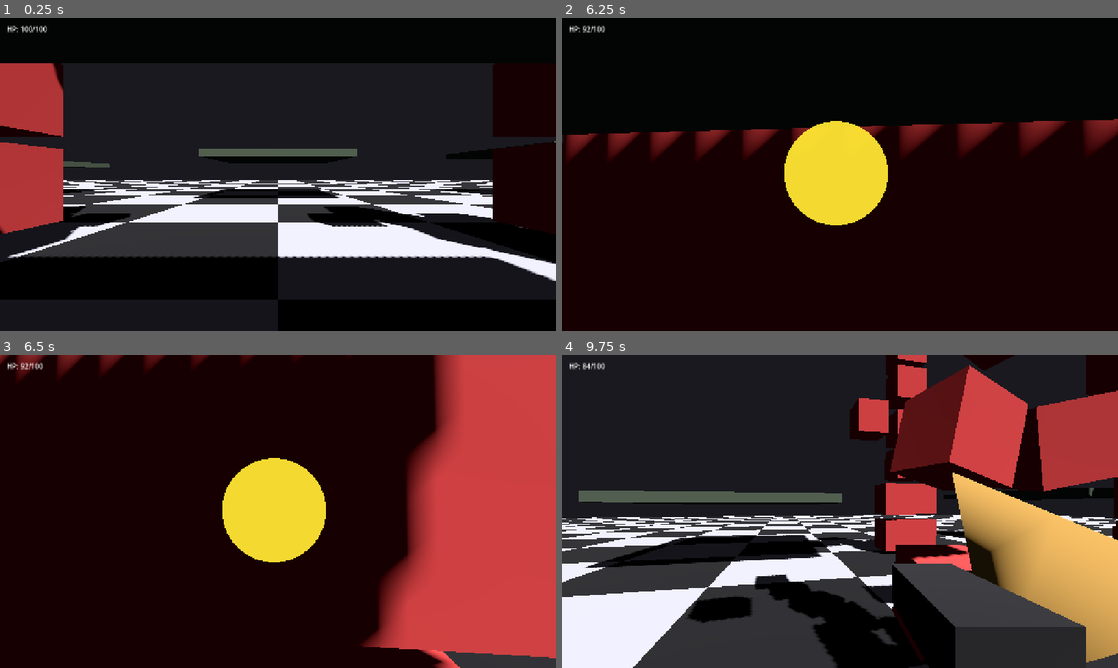
Above: before the commit, frames 1-4 (two rows, left to right).
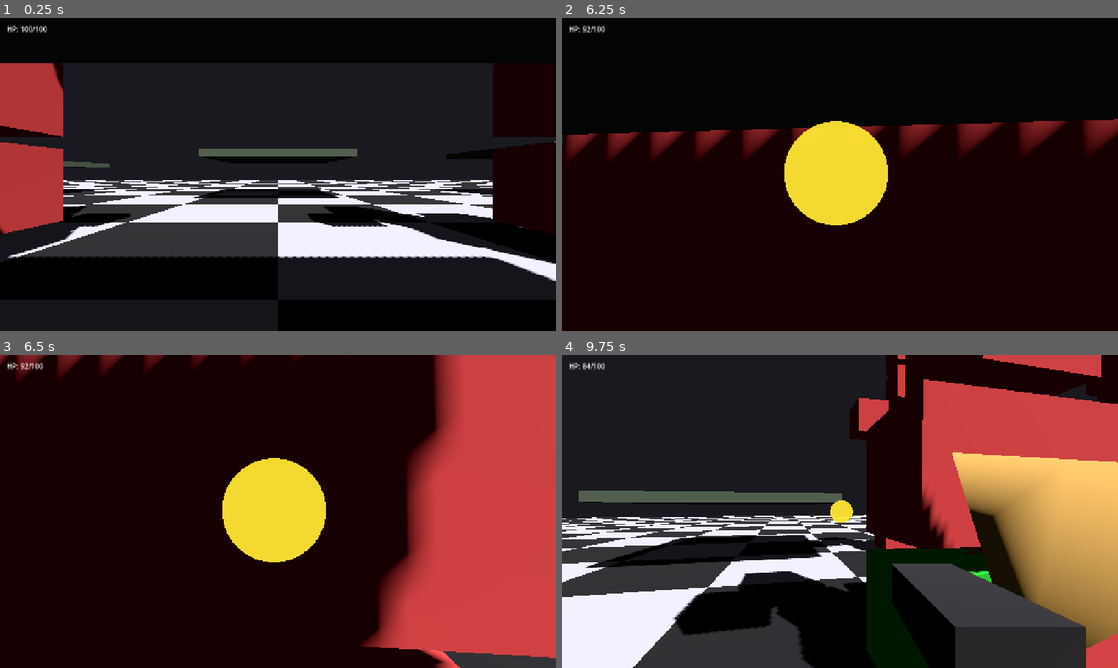
Above: after the commit, the same moments.

Repository: radomirsky/190K-G.O.P
Game: Godot game, scene res://main.tscn
Two runs of this game, one before a commit and one after it. Both use one fixed random seed, a clock stepped at 60 frames per second and the inputs below.
Inputs (mouse positions are in pixels of both pictures, inside the frame that each line leads up to):
- Up to frame 1 (0.25 s): no input
- Up to frame 2 (6.25 s): tap Enter at 0.5 s; move the mouse to (867, 174) at 0.52 s; hold W 0.53-5.78 s; tap E at 0.6 s; click (867, 174) at 0.67 s; tap Space at 0.77, 1.52, 3.02, 3.77, 4.52, 5.75, 6.02 s; move the mouse to (812, 174) at 1.27 s; tap Q at 1.35 s; move the mouse to (851, 168) at 2.02 s; hold Ctrl 2.03-2.78 s; move the mouse to (834, 180) at 2.77 s; tap Shift at 2.85 s; click (834, 180) at 2.92 s; move the mouse to (878, 177) at 3.52 s; tap R at 3.6 s; move the mouse to (795, 171) at 4.27 s; tap Z at 4.35 s; move the mouse to (845, 174) at 5.02 s; tap X at 5.1 s; click (845, 174) at 5.17 s; move the mouse to (817, 168) at 5.77 s; hold D from 5.78 s (still down); tap B at 5.85 s
- Up to frame 3 (6.5 s): keep holding D
- Up to frame 4 (9.75 s): move the mouse to (867, 511) at 6.52 s; release D at 6.53 s; hold W 6.53-8.78 s; tap G at 6.6 s; tap Space at 6.77, 7.52, 9.02 s; move the mouse to (812, 511) at 7.27 s; tap E at 7.35 s; click (812, 511) at 7.42 s; move the mouse to (851, 505) at 8.02 s; tap Q at 8.1 s; tap Enter at 8.75 s; move the mouse to (834, 517) at 8.77 s; hold A 8.78-9.53 s; tap Ctrl at 8.85 s; move the mouse to (878, 514) at 9.52 s; hold W from 9.53 s (still down); hold Shift from 9.53 s (still down); click (878, 514) at 9.67 s

Frames 1-3 are identical in both runs. In frame 4, 32% of the frame differs, in the area x 19-100%, y 0-100%.

Commit message:
Add enemy health and damage mechanics: introduce max HP, invulnerability duration, and hit flash effects. Implement color change on hit and adjust damage handling to enhance combat dynamics.

Diff:
--- a/enemy.gd
+++ b/enemy.gd
@@ -10,10 +10,18 @@
 @export var touch_distance: float = 2.1
 @export var death_shard_impulse: float = 8.0
 @export var death_shard_up: float = 3.5
+@export var max_hp: int = 3
+@export var damage_invuln_sec: float = 1.25
+@export var hit_flash_sec: float = 1.4
+@export var hit_flash_color: Color = Color(0.18, 0.95, 0.22, 1.0)
 
 var _break_cd: float = 0.0
 var _player: Node3D = null
 var _dead: bool = false
+var _hp: int = 3
+var _invuln: float = 0.0
+var _flash: float = 0.0
+var _base_color: Color = Color(0.95, 0.32, 0.32, 1.0)
 
 @onready var _break_area: Area3D = $BreakArea
 
@@ -22,6 +30,19 @@
 	_player = get_node_or_null(player_path) as Node3D
 	if _break_area and not _break_area.body_entered.is_connected(_on_break_area_body_entered):
 		_break_area.body_entered.connect(_on_break_area_body_entered)
+	var hum := get_node_or_null("Humanoid") as Node3D
+	if hum:
+		for c in hum.get_children():
+			if c is MeshInstance3D:
+				var mi := c as MeshInstance3D
+				var mat := mi.get_surface_override_material(0) as StandardMaterial3D
+				if mat:
+					# Материал в сцене общий — делаем уникальным для инстанса врага.
+					var dup := mat.duplicate() as StandardMaterial3D
+					mi.set_surface_override_material(0, dup)
+					_base_color = dup.albedo_color
+					break
+	_hp = max_hp
 
 
 func _physics_process(delta: float) -> void:
@@ -33,6 +54,10 @@
 		_player = get_node_or_null(player_path) as Node3D
 
 	_break_cd = maxf(_break_cd - delta, 0.0)
+	_invuln = maxf(_invuln - delta, 0.0)
+	_flash = maxf(_flash - delta, 0.0)
+	if _flash <= 0.0:
+		_set_humanoid_color(_base_color)
 
 	velocity.y -= gravity * delta
 
@@ -56,6 +81,32 @@
 	if _player.has_method("take_damage"):
 		_break_cd = break_cooldown_sec
 		_player.call("take_damage", touch_damage)
+
+
+func _set_humanoid_color(c: Color) -> void:
+	var hum := get_node_or_null("Humanoid") as Node3D
+	if hum == null:
+		return
+	for child in hum.get_children():
+		if not child is MeshInstance3D:
+			continue
+		var mi := child as MeshInstance3D
+		var mat := mi.get_surface_override_material(0) as StandardMaterial3D
+		if mat:
+			mat.albedo_color = c
+
+
+func _take_hit() -> void:
+	if _dead:
+		return
+	if _invuln > 0.0:
+		return
+	_invuln = damage_invuln_sec
+	_flash = hit_flash_sec
+	_set_humanoid_color(hit_flash_color)
+	_hp -= 1
+	if _hp <= 0:
+		_die_scatter()
 
 
 func _die_scatter() -> void:
@@ -139,7 +190,7 @@
 			if away.length_squared() > 0.0001:
 				away = away.normalized()
 				rb.apply_central_impulse(away * 1.25)
-		call_deferred("_die_scatter")
+		call_deferred("_take_hit")
 		return
 
 	# Враг ломает твои кубы рядом.
